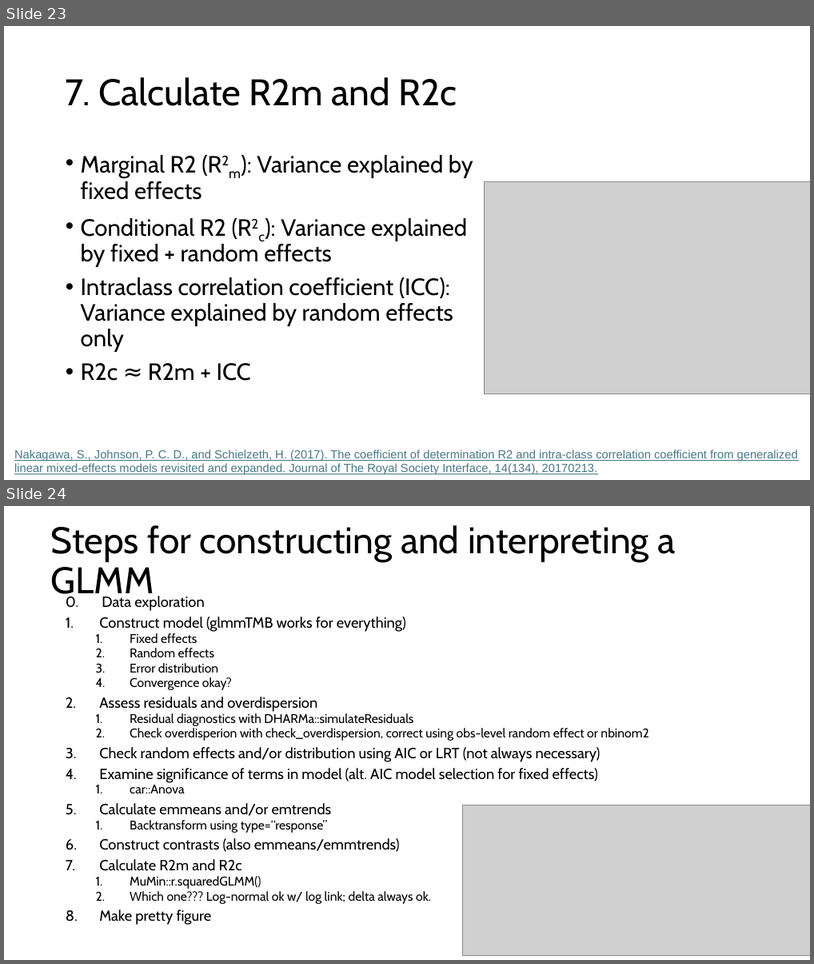
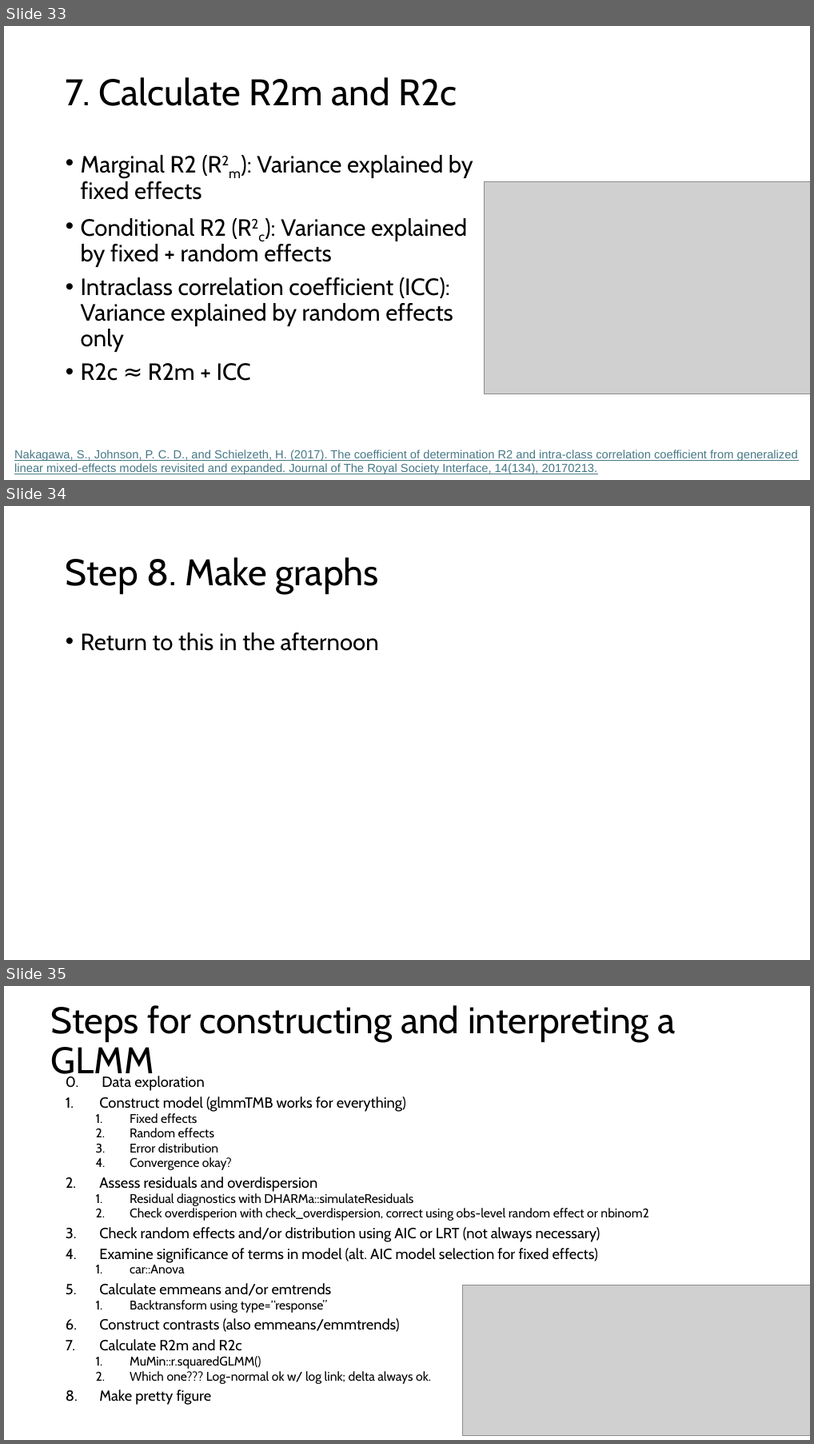
Before and after one commit to hahnp13/Workshops, a slide deck: Slides and materials/WorkedExample_GLMM_Counts.pptx. Shown one above the other, each under a label of ours: slides 23 and 24 before the commit, slides 33, 34 and 35 after it. The pictures are 814x964 and 814x1444 pixels, drawn with LibreOffice and Linux fonts; fonts in the diff are those of the drawing; grey boxes stand for pictures. Boxes give left, top, right and bottom in pixels: in the first picture for what was removed or moved away, otherwise in the second. Text is boxed around its words. In the diff, an @@ line names an element or a change of style, - is before the commit and + after.

```diff
--- a/Slides and materials/WorkedExample_GLMM_Counts.pptx
+++ b/Slides and materials/WorkedExample_GLMM_Counts.pptx
@@ slide 34 added at (x1=4, y1=506, x2=810, y2=960), background #FFFFFF @@
@@ title added at (x1=66, y1=557, x2=379, y2=594), 44 pt, text #000000 @@
+Step 8. Make graphs
@@ text added at (x1=81, y1=632, x2=379, y2=651), 28 pt, text #000000 @@
+• Return to this in the afternoon
@@ what was slide 23 is now slide 33 @@
@@ what was slide 24 is now slide 35 @@
```
Also in this commit, not shown: 2 slides changed, 10 other slides added.
